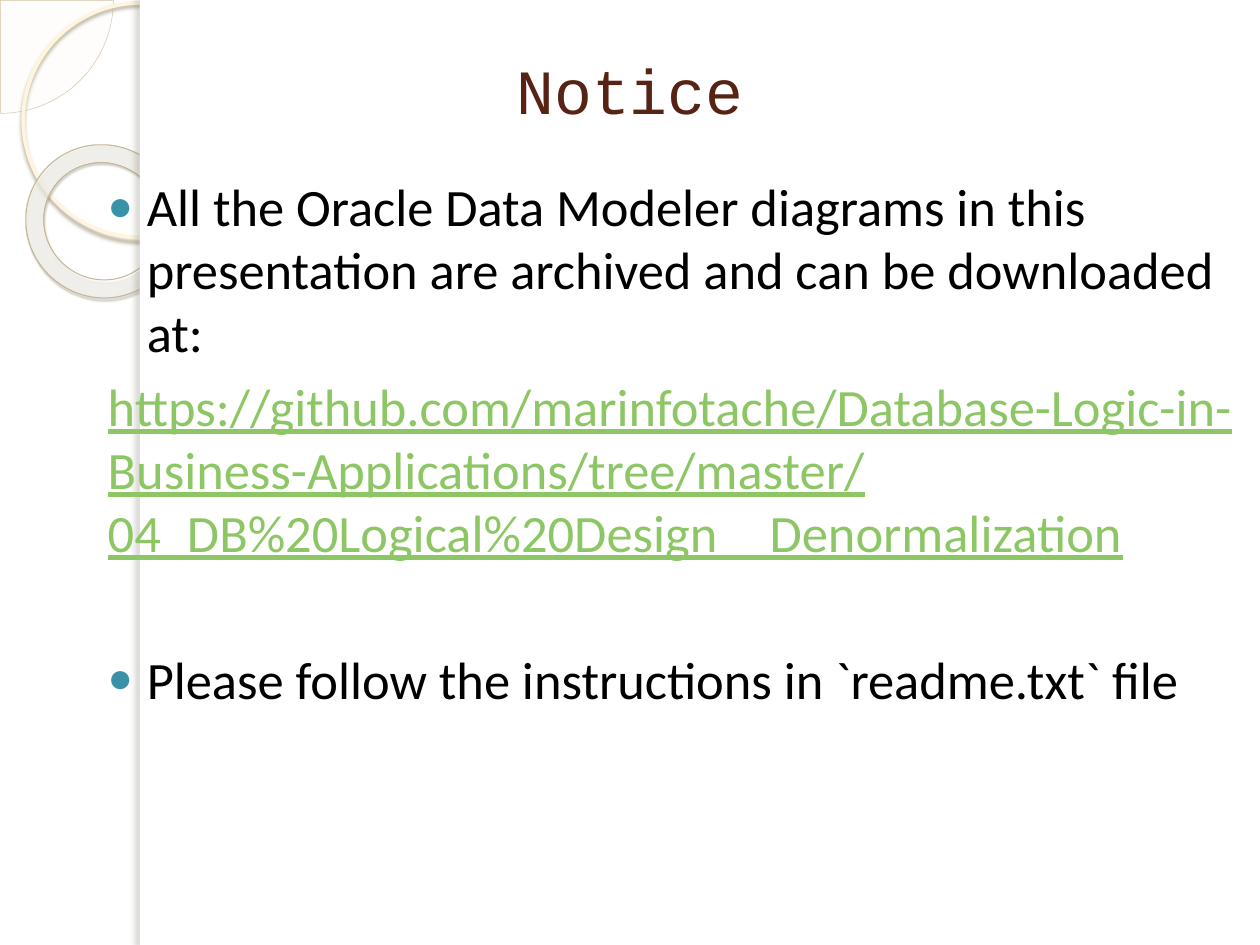
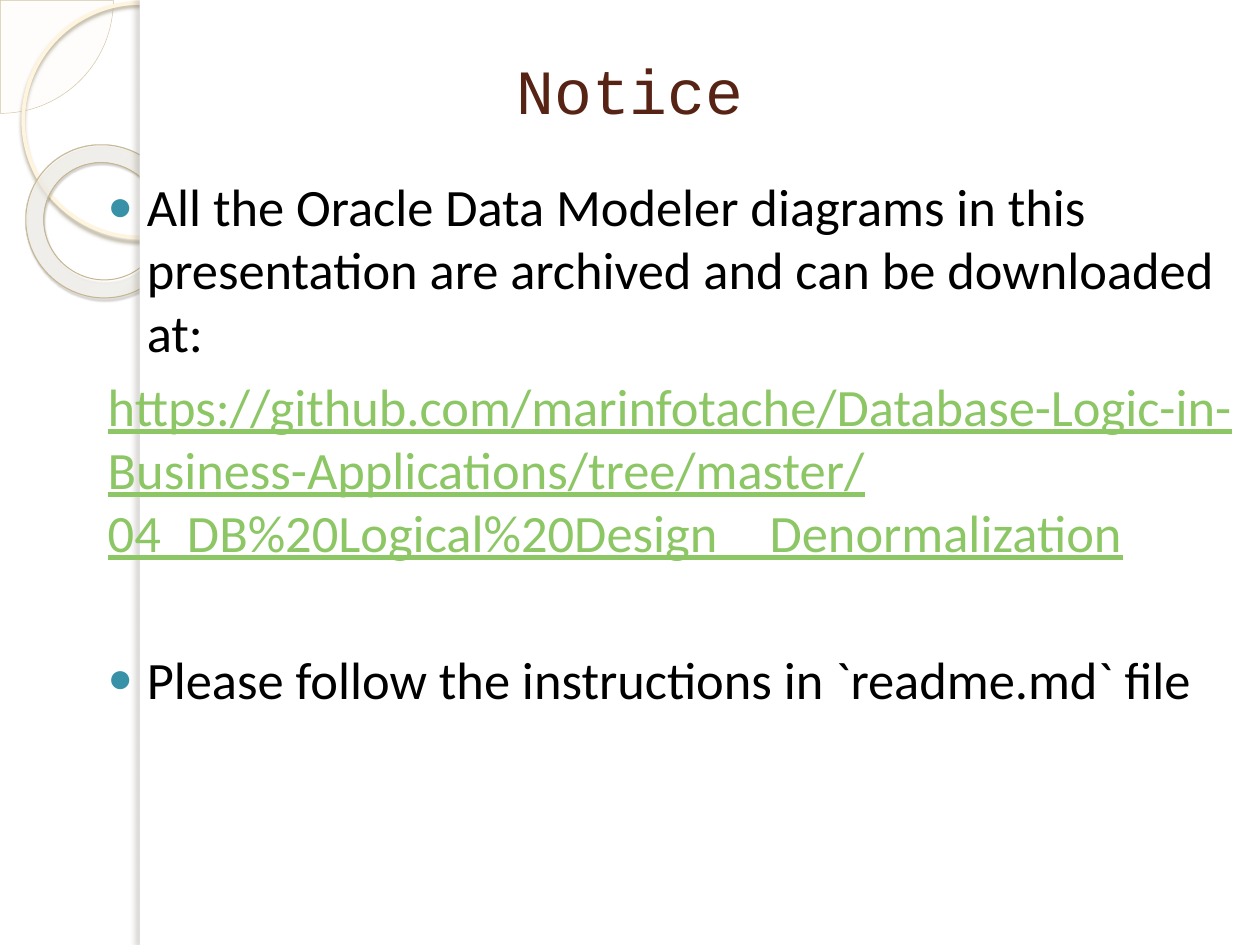
Before and after one commit to marinfotache/Database-Logic-in-Business-Applications, a slide deck: slide 2 of 04_DB Logical Design__Denormalization/04-02_en_Temporal_Validity_of_DB_Schema.pptx. Drawn at 1260x945 pixels with LibreOffice and Linux fonts; fonts in the diff are those of the drawing; background and template pictures are left out. Boxes give left, top, right and bottom in pixels: in the first picture for what was removed or moved away, otherwise in the second. Text is boxed around its words. In the diff, an @@ line names an element or a change of style, - is before the commit and + after.

```diff
--- a/04_DB Logical Design__Denormalization/04-02_en_Temporal_Validity_of_DB_Schema.pptx
+++ b/04_DB Logical Design__Denormalization/04-02_en_Temporal_Validity_of_DB_Schema.pptx
@@ text at <box>147,662,1191,700</box>: text changed @@
-● Please follow the instructions in `readme.txt` file
+● Please follow the instructions in `readme.md` file
```
Also in this commit, not shown: 1 other slide changed, 2 other files.
